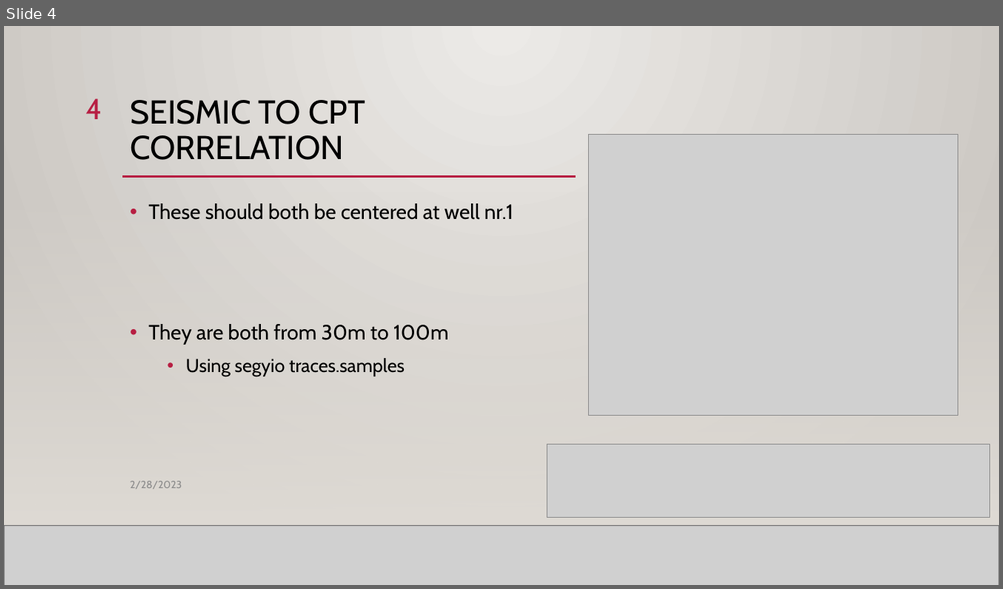
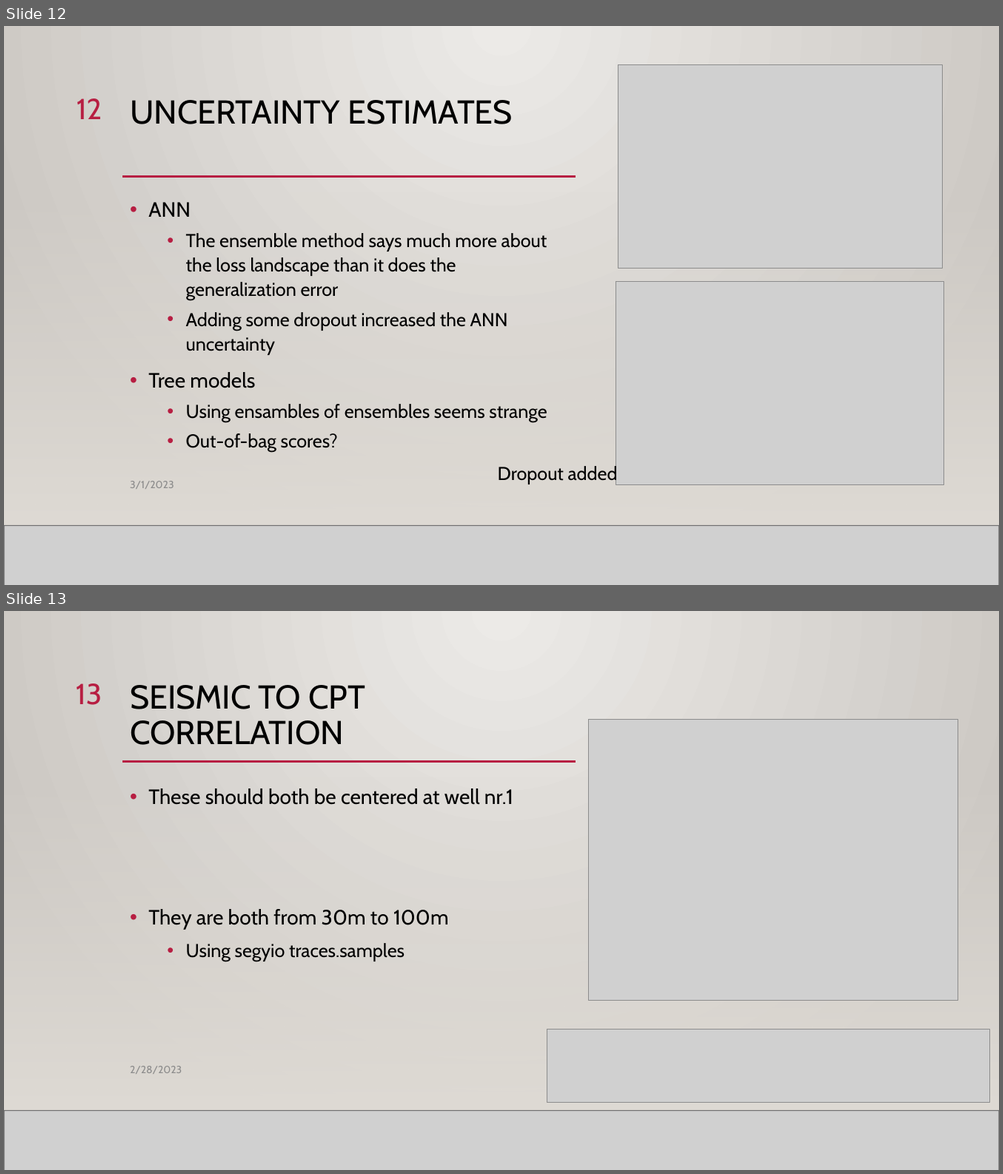
Before and after one commit to sjurmsc/MSC2023, a slide deck: Meeting Presentations/02.03.2023_General_Meeting.pptx. Shown one above the other, each under a label of ours: slide 4 before the commit, slides 12 and 13 after it. The pictures are 1003x589 and 1003x1174 pixels, drawn with LibreOffice and Linux fonts; fonts in the diff are those of the drawing; grey boxes stand for pictures; background and template pictures are left out. Boxes give left, top, right and bottom in pixels: in the first picture for what was removed or moved away, otherwise in the second. Text is boxed around its words. In the diff, an @@ line names an element or a change of style, - is before the commit and + after.

```diff
--- a/Meeting Presentations/02.03.2023_General_Meeting.pptx
+++ b/Meeting Presentations/02.03.2023_General_Meeting.pptx
@@ slide 12 added at (x1=4, y1=26, x2=999, y2=585), background gradient #ECEAE7 to #CAC7C1; not listed: 3 template elements that a slide beside it also shows @@
@@ rectangle added at (x1=4, y1=26, x2=999, y2=585), fill gradient #ECEAE7 to #CAC7C1 @@
@@ picture added at (x1=618, y1=65, x2=942, y2=269) @@
@@ page number added at (x1=77, y1=99, x2=102, y2=119), 28 pt, text #B71E42 @@
+12
@@ title added at (x1=130, y1=100, x2=512, y2=124), 32 pt, text #000000 @@
+UNCERTAINTY ESTIMATES
@@ line added from (122, 177) to (575, 177), #B71E42 2.5 pt @@
@@ rectangle added at (x1=4, y1=191, x2=999, y2=526), fill gradient #DFDBD5 @@
@@ text added at (x1=148, y1=202, x2=547, y2=453), 18 pt, text #000000 @@
+• ANN
+  • The ensemble method says much more about the loss landscape than it does the generalization error
+  • Adding some dropout increased the ANN uncertainty
+• Tree models
+  • Using ensambles of ensembles seems strange
+  • Out-of-bag scores?
@@ picture added at (x1=616, y1=282, x2=944, y2=486) @@
@@ text added at (x1=498, y1=465, x2=617, y2=485), 18 pt, text #000000 @@
+Dropout added
@@ text added at (x1=130, y1=481, x2=174, y2=489), 10 pt, text #8C8C8C @@
+3/1/2023
@@ picture added at (x1=4, y1=526, x2=999, y2=585) @@
@@ line added from (4, 526) to (999, 526), #000001 1 pt @@
@@ what was slide 4 is now slide 13 @@
@@ page number at (x1=76, y1=684, x2=102, y2=705): text changed @@
-4
+13
```
Also in this commit, not shown: 2 slides changed, 9 other slides added.
